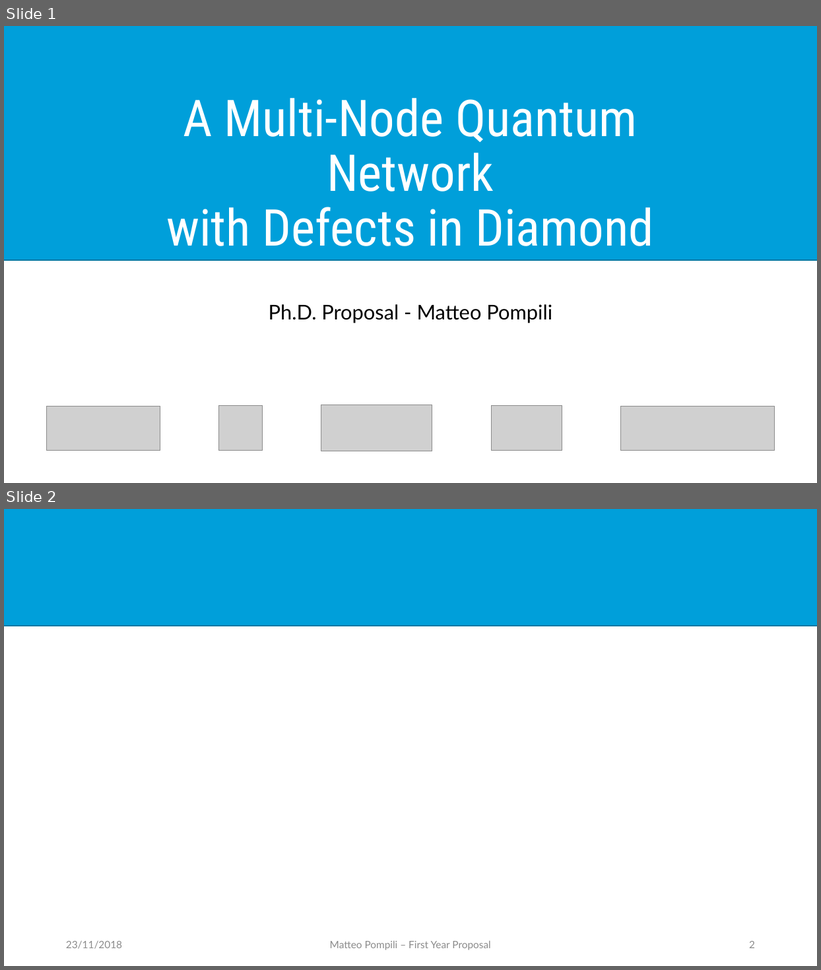
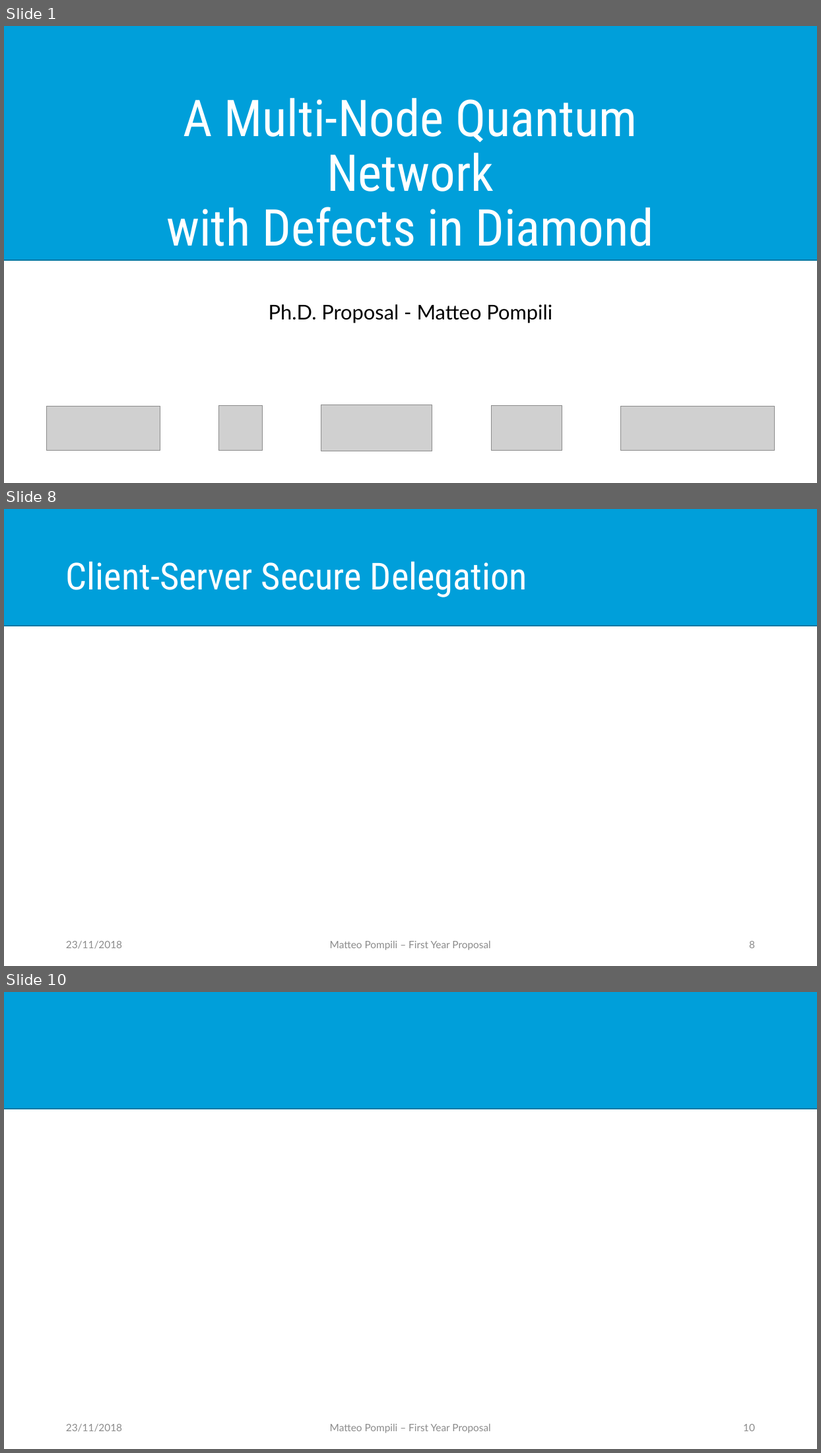
Before and after one commit to matpompili/go-nogo, a slide deck: presentation/Go_NoGo_Presentation.pptx. Shown one above the other, each under a label of ours: slides 1 and 2 before the commit, slides 1, 8 and 10 after it; the slides between them are not shown. The pictures are 821x970 and 821x1453 pixels, drawn with LibreOffice and Linux fonts; fonts in the diff are those of the drawing; grey boxes stand for pictures. Boxes give left, top, right and bottom in pixels: in the first picture for what was removed or moved away, otherwise in the second. Text is boxed around its words. In the diff, an @@ line names an element or a change of style, - is before the commit and + after.

```diff
--- a/presentation/Go_NoGo_Presentation.pptx
+++ b/presentation/Go_NoGo_Presentation.pptx
@@ slide 8 added at (4,509,817,966), background #FFFFFF; not listed: 1 template element that a slide beside it also shows @@
@@ title added at (66,561,527,597), 44 pt, text #FFFFFF @@
+Client-Server Secure Delegation
@@ text added at (66,941,122,949), 12 pt, text #8C8C8C @@
+23/11/2018
@@ text added at (330,941,490,951), 12 pt, text #8C8C8C @@
+Matteo Pompili – First Year Proposal
@@ page number added at (749,941,755,949), 12 pt, text #8C8C8C @@
+8
@@ what was slide 2 is now slide 10 @@
@@ page number at (743,1424,755,1432): text changed @@
-2
+10
```
Also in this commit, not shown: 7 other slides added.
